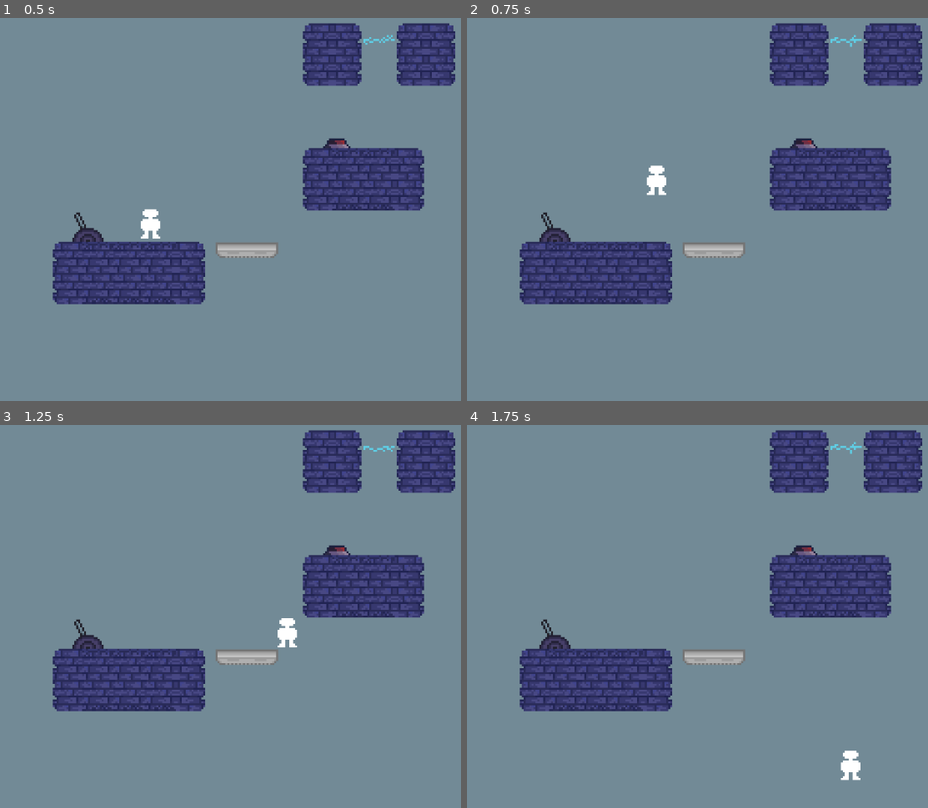
Above: before the commit, frames 1-4 (two rows, left to right).
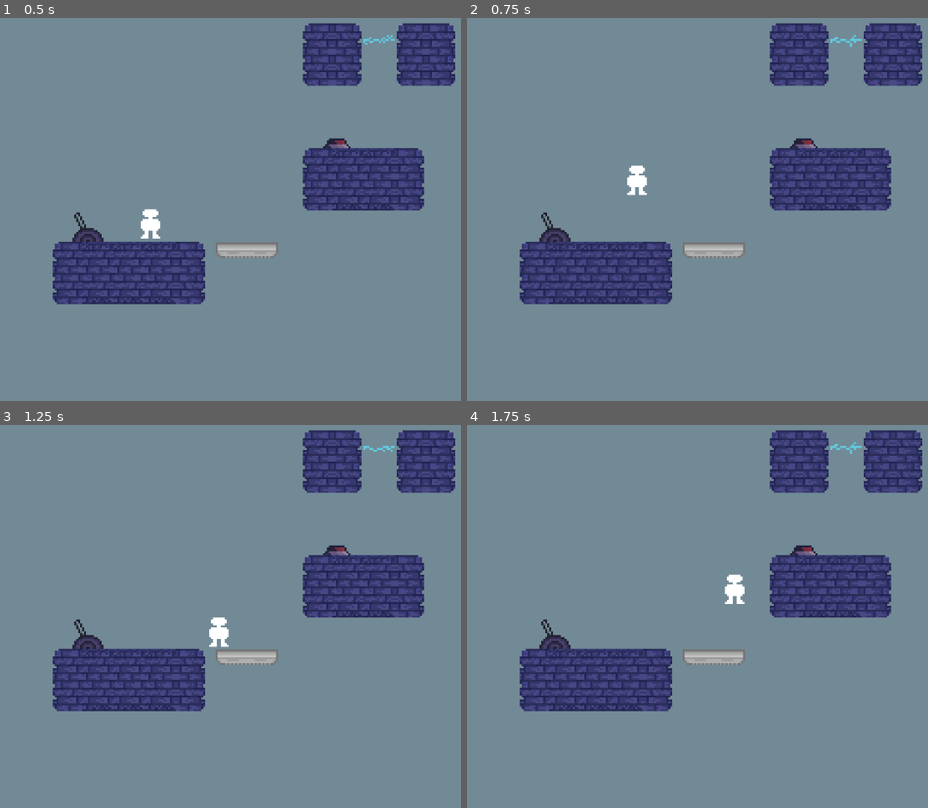
Above: after the commit, the same moments.

Repository: bsimovic93/CO-OP-2D-Project
Game: Godot game, scene res://scenes/main.tscn
Same seed, same stepped clock (60 frames per second), same inputs: the game is played once before the commit and once after it.
Inputs:
- Up to frame 1 (0.5 s): no input
- Up to frame 2 (0.75 s): tap Enter (ui_accept) at 0.5 s; hold Right (ui_right) from 0.53 s (still down); hold E (interact) from 0.53 s (still down)
- Up to frame 3 (1.25 s): keep holding Right (ui_right); keep holding E (interact); tap Enter (ui_accept) at 0.77 s
- Up to frame 4 (1.75 s): keep holding Right (ui_right); release E (interact) at 1.28 s; tap E (interact) at 1.35 s; tap Enter (ui_accept) at 1.52 s

Frame 1 is identical in both runs. In frame 2, 0.5% of the frame differs, in the area x 34-44%, y 38-47%; in frame 3, 0.5%; in frame 4, 0.5%, in the area x 55-86%, y 38-93%.

Commit message:
Feat: Add multiplayer

Diff:
--- /dev/null
+++ b/scenes/multiplayer_test.gd
@@ -0,0 +1,27 @@
+extends Node2D
+
+
+var peer = ENetMultiplayerPeer.new();
+@export var player_scene: PackedScene;
+
+func _on_create_pressed():
+
+	peer.create_server(135)
+
+	multiplayer.multiplayer_peer = peer
+	multiplayer.peer_connected.connect(_add_player)
+	_add_player()
+	pass # Replace with function body.
+
+
+func _add_player(id = 1):
+	print(id);
+	var player = player_scene.instantiate();
+	player.name = str(id);
+	call_deferred("add_child", player);
+	pass
+
+func _on_join_pressed():
+	peer.create_client("localhost", 135);
+	multiplayer.multiplayer_peer = peer
+	pass # Replace with function body.
--- /dev/null
+++ b/scenes/multiplayer_test.tscn
@@ -0,0 +1,35 @@
+[gd_scene load_steps=3 format=3 uid="uid://b1bah78giuk3h"]
+
+[ext_resource type="Script" path="res://scenes/multiplayer_test.gd" id="1_wdv74"]
+[ext_resource type="PackedScene" uid="uid://3tomt6dwwlfx" path="res://scenes/player.tscn" id="2_x32ve"]
+
+[node name="MultiplayerTest" type="Node2D"]
+position = Vector2(419, 227)
+script = ExtResource("1_wdv74")
+player_scene = ExtResource("2_x32ve")
+
+[node name="Control" type="Control" parent="."]
+layout_mode = 3
+anchors_preset = 0
+offset_right = 169.0
+offset_bottom = 128.0
+
+[node name="Create" type="Button" parent="Control"]
+layout_mode = 0
+offset_right = 8.0
+offset_bottom = 8.0
+text = "Create"
+
+[node name="Join" type="Button" parent="Control"]
+layout_mode = 0
+offset_top = 36.0
+offset_right = 8.0
+offset_bottom = 44.0
+text = "Join"
+
+[node name="MultiplayerSpawner" type="MultiplayerSpawner" parent="."]
+_spawnable_scenes = PackedStringArray("res://scenes/player.tscn")
+spawn_path = NodePath("..")
+
+[connection signal="pressed" from="Control/Create" to="." method="_on_create_pressed"]
+[connection signal="pressed" from="Control/Join" to="." method="_on_join_pressed"]
--- a/scenes/player.gd
+++ b/scenes/player.gd
@@ -1,7 +1,7 @@
 extends CharacterBody2D
 
 
-const SPEED = 200.0
+const SPEED = 100.0
 const JUMP_VELOCITY = -300.0
 
 # Get the gravity from the project settings to be synced with RigidBody nodes.
@@ -27,3 +27,7 @@
 
 
 	move_and_slide()
+
+func _enter_tree():
+	print('multiplayer started')
+	set_multiplayer_authority(name.to_int());
--- a/scenes/player.tscn
+++ b/scenes/player.tscn
@@ -6,6 +6,12 @@
 [sub_resource type="CapsuleShape2D" id="CapsuleShape2D_nsm6k"]
 radius = 11.0
 height = 38.0
+
+[sub_resource type="SceneReplicationConfig" id="SceneReplicationConfig_r58fd"]
+properties/0/path = NodePath(".:position")
+properties/0/spawn = true
+properties/0/sync = true
+properties/0/watch = false
 
 [node name="Player" type="CharacterBody2D"]
 script = ExtResource("1_1i0h1")
@@ -16,3 +22,6 @@
 
 [node name="CollisionShape2D" type="CollisionShape2D" parent="."]
 shape = SubResource("CapsuleShape2D_nsm6k")
+
+[node name="MultiplayerSynchronizer" type="MultiplayerSynchronizer" parent="."]
+replication_config = SubResource("SceneReplicationConfig_r58fd")
--- a/scenes/test_level.tscn
+++ b/scenes/test_level.tscn
@@ -87,7 +87,6 @@
 zoom = Vector2(1.5, 1.5)
 
 [node name="MovingPlatform" parent="." instance=ExtResource("5_k176b")]
-position = Vector2(265, 265)
 
 [node name="Lever" parent="." node_paths=PackedStringArray("moving_platform") instance=ExtResource("3_vb48e")]
 position = Vector2(102, 240)
--- a/scripts/interactions.gd
+++ b/scripts/interactions.gd
@@ -1,5 +1,6 @@
 extends Node
 
+#this may have to be an array of objects cuz of multiplayer
 @export var currently_interacting_object: Node2D;
 @export var can_move: bool = true;
 signal  interaction_happened(value: String);
Not shown: 1 places in scenes/player.tscn that only renumber resources
